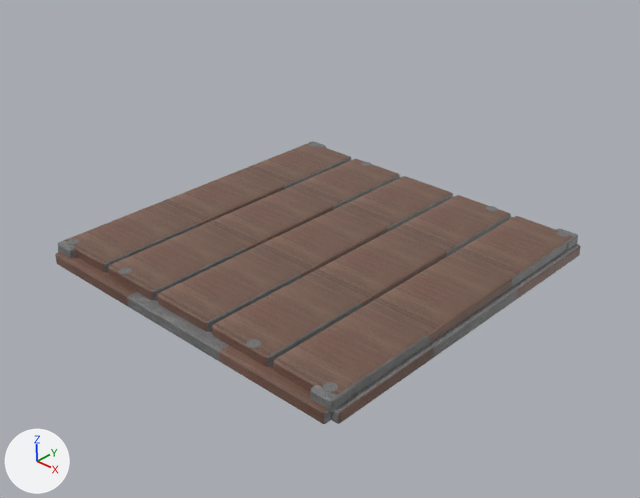
A saved change to the Blender file RedFortress2/MultiPassRendering/res/model/static_platform/static_platform_2x2.blend.
Camera for both pictures: the file's camera 'Preview camera'. The axes (+X, +Y, +Z) are drawn at lower left. The lights are the same throughout. The older version comes first.

Names of what the first picture shows: 'static_platform_2x2'.
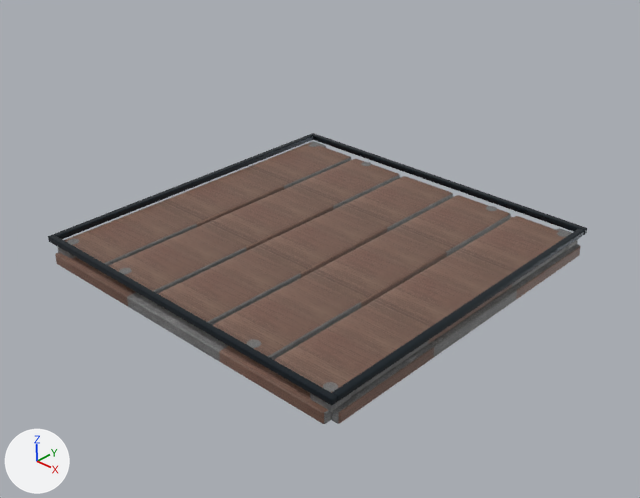
The edits, one by one:
Material 'GuardRail_Metal' (mat_guardrail_metal) is new.
Its base color is (0.025, 0.035, 0.045) (dark blue #2c353c).
Its metallic is 0.85.
Its roughness is 0.24.
Mesh me_cube_003 is new.
It has 56 vertices, 54 faces and spans x -0.05..0.05, y -2.9..2.9, z -0.05..0.05.
It uses material mat_guardrail_metal (dark blue #2c353c).
Mesh me_cube_002 is new.
It has 56 vertices, 54 faces and spans x -0.05..0.05, y -2.9..2.9, z -0.05..0.05.
It uses material mat_guardrail_metal (dark blue #2c353c).
Mesh me_cube_001 is new.
It has 56 vertices, 54 faces and spans x -3.0..3.0, y -0.05..0.05, z -0.05..0.05.
It uses material mat_guardrail_metal (dark blue #2c353c).
Mesh me_cube is new.
It has 56 vertices, 54 faces and spans x -3.0..3.0, y -0.05..0.05, z -0.05..0.05.
It uses material mat_guardrail_metal (dark blue #2c353c).
Object 'static_platform_2x2_GuardRail_West' (ob_static_platform_2x2_guardrail_west) is new; it shows me_cube_003.
Its location is (-2.95, 0.0, 0.26).
Object 'static_platform_2x2_GuardRail_East' (ob_static_platform_2x2_guardrail_east) is new; it shows me_cube_002.
Its location is (2.95, 0.0, 0.26).
Object 'static_platform_2x2_GuardRail_South' (ob_static_platform_2x2_guardrail_south) is new; it shows me_cube_001.
Its location is (0.0, -2.95, 0.26).
Object 'static_platform_2x2_GuardRail_North' (ob_static_platform_2x2_guardrail_north) is new; it shows me_cube.
Its location is (0.0, 2.95, 0.26).

Where the change shows, as pixel boxes [x1, y1, x2, y2] in the pictures (640 x 498 px):
'static_platform_2x2_GuardRail_South', added
    after: [48, 235, 337, 405]
'static_platform_2x2_GuardRail_East', added
    after: [332, 229, 584, 402]
'static_platform_2x2_GuardRail_North', added
    after: [310, 133, 587, 235]
'static_platform_2x2_GuardRail_West', added
    after: [54, 134, 313, 239]
